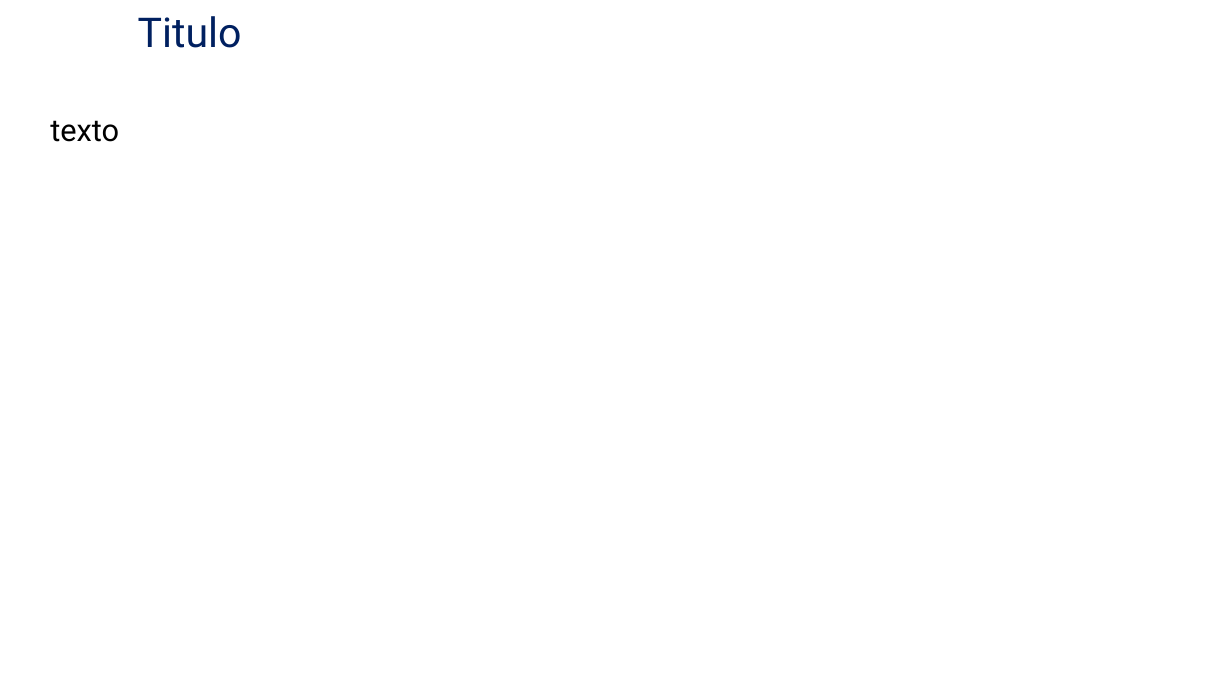
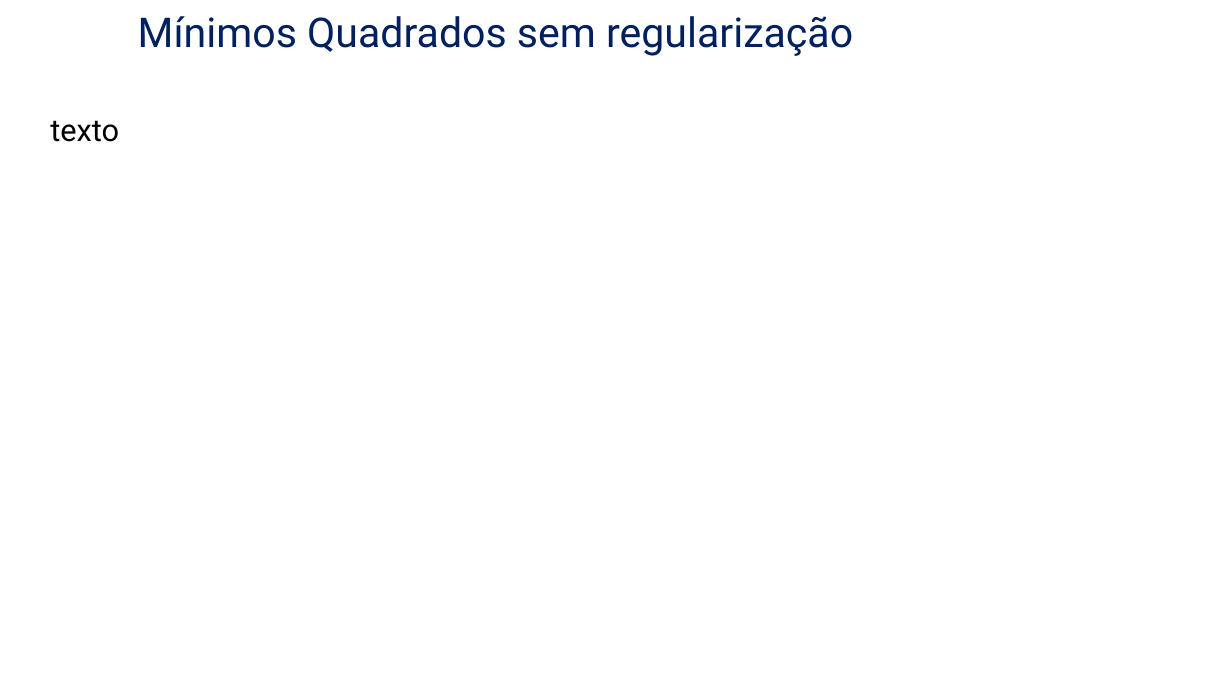
Before and after one commit to albano-a/inversion_methods_algorithms, a slide deck: slide 2 of inversao.pptx. Drawn at 1232x693 pixels with LibreOffice and Linux fonts; fonts in the diff are those of the drawing; background and template pictures are left out. Boxes give left, top, right and bottom in pixels: in the first picture for what was removed or moved away, otherwise in the second. Text is boxed around its words. In the diff, an @@ line names an element or a change of style, - is before the commit and + after.

```diff
--- a/inversao.pptx
+++ b/inversao.pptx
@@ text at [138, 16, 853, 56]: text changed @@
-Titulo
+Mínimos Quadrados sem regularização
```
Also in this commit, not shown: 1 slide added.
